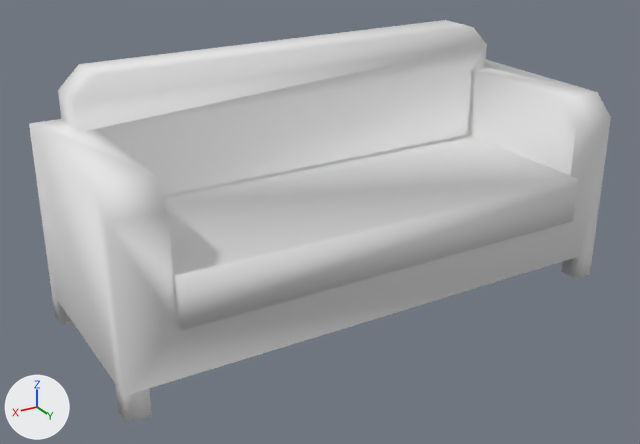
One commit to the OBJ model assets/models/builtin/indoor/furniture/indoor_furniture_lounge_sofa/model.obj: the scene before it, then after it.
One viewpoint serves both versions: a 50 mm lens placed at (0.323, 1.085, 0.809), pointed at (-0.448, -0.199, 0.167). Lighting does not change. The marker at lower left points along +X, +Y and +Z. The older version comes first. Where no turn or scale is listed for an object, it has been applied to the vertices.

Objects in the first picture: 'model'.
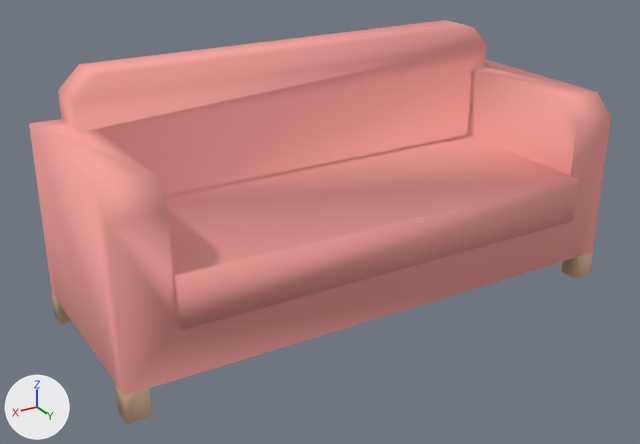
What differs and where, as boxes (x1, y1, x2, y2) in the pictures (640 x 444 px):
'model', recoloured (white to pink): (29, 20, 611, 424) in both

The change, as a diff of the scene's bpy script:
```diff
--- a/assets/models/builtin/indoor/furniture/indoor_furniture_lounge_sofa/model.obj.py
+++ b/assets/models/builtin/indoor/furniture/indoor_furniture_lounge_sofa/model.obj.py
@@ mat_carpet @@
 mat_carpet = principled_material('carpet')
-mat_carpet.base_color = (0.8, 0.8, 0.8)  # white #e7e7e7
+mat_carpet.base_color = (0.943, 0.367, 0.343)  # pink #f9a39e
 mat_carpet.roughness = 1.0
@@ mat_wood @@
 mat_wood = principled_material('wood')
-mat_wood.base_color = (0.8, 0.8, 0.8)  # white #e7e7e7
+mat_wood.base_color = (0.896, 0.602, 0.393)  # beige #f3cca8
 mat_wood.roughness = 1.0
```
